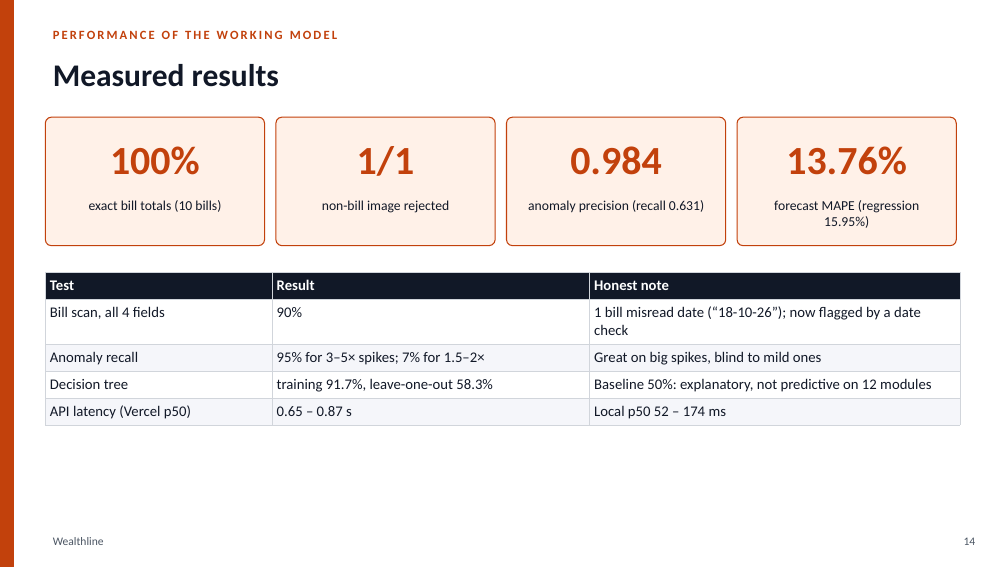
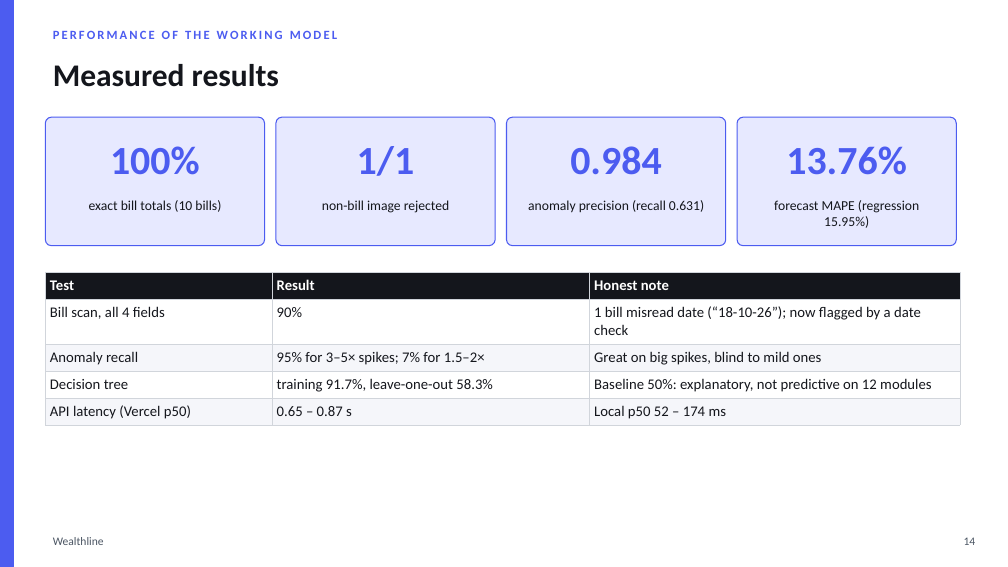
Before and after one commit to ethical0101/Personal-Finance-Management-System, a slide deck: slide 14 of report/Wealthline_Presentation.pptx. Drawn at 1008x567 pixels with LibreOffice and Linux fonts; fonts in the diff are those of the drawing. Boxes give left, top, right and bottom in pixels: in the first picture for what was removed or moved away, otherwise in the second. Text is boxed around its words. In the diff, an @@ line names an element or a change of style, - is before the commit and + after.

```diff
--- a/report/Wealthline_Presentation.pptx
+++ b/report/Wealthline_Presentation.pptx
@@ rectangle at (0, 0, 14, 567): fill #C2410C to #4C5CF0; outline #C2410C 1 pt to #4C5CF0 1 pt @@
@@ fill #FFF1E8 to #E7E9FF; outline #C2410C 1 pt to #4C5CF0 1 pt in 4 elements at (45, 117, 265, 246), (276, 117, 495, 246), (507, 117, 726, 246), (737, 117, 957, 246) @@
@@ text colour #C2410C to #4C5CF0 in 5 elements at (53, 30, 337, 39), (110, 146, 200, 175), (357, 146, 415, 176), (570, 146, 661, 175), (786, 146, 907, 175) @@
@@ text colour #111827 to #14161C in 4 elements at (89, 200, 221, 212), (322, 200, 450, 213), (528, 200, 704, 213), (774, 200, 919, 228) @@
```
Also in this commit, not shown: 16 other slides changed, 30 other files.
